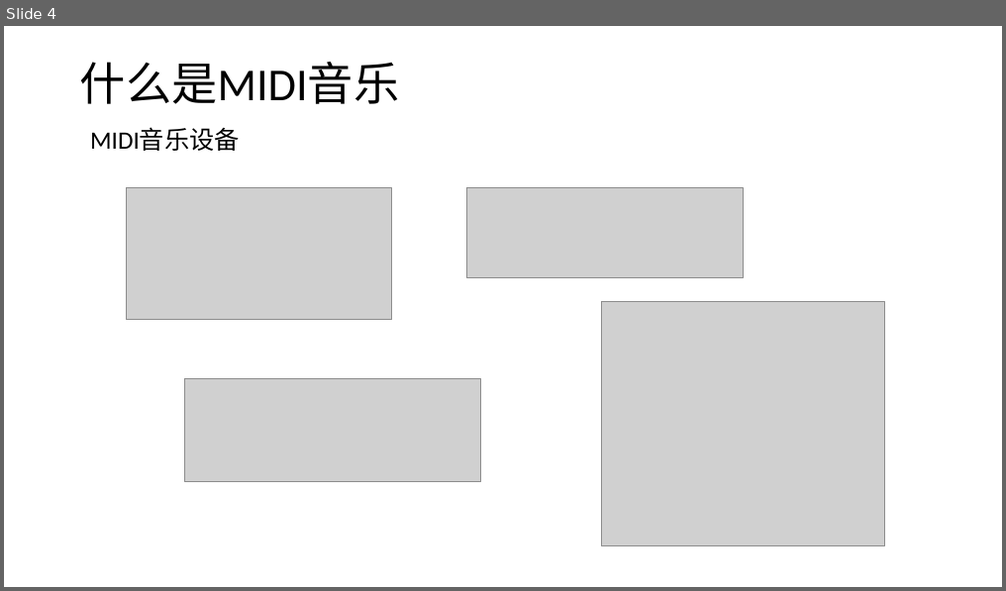
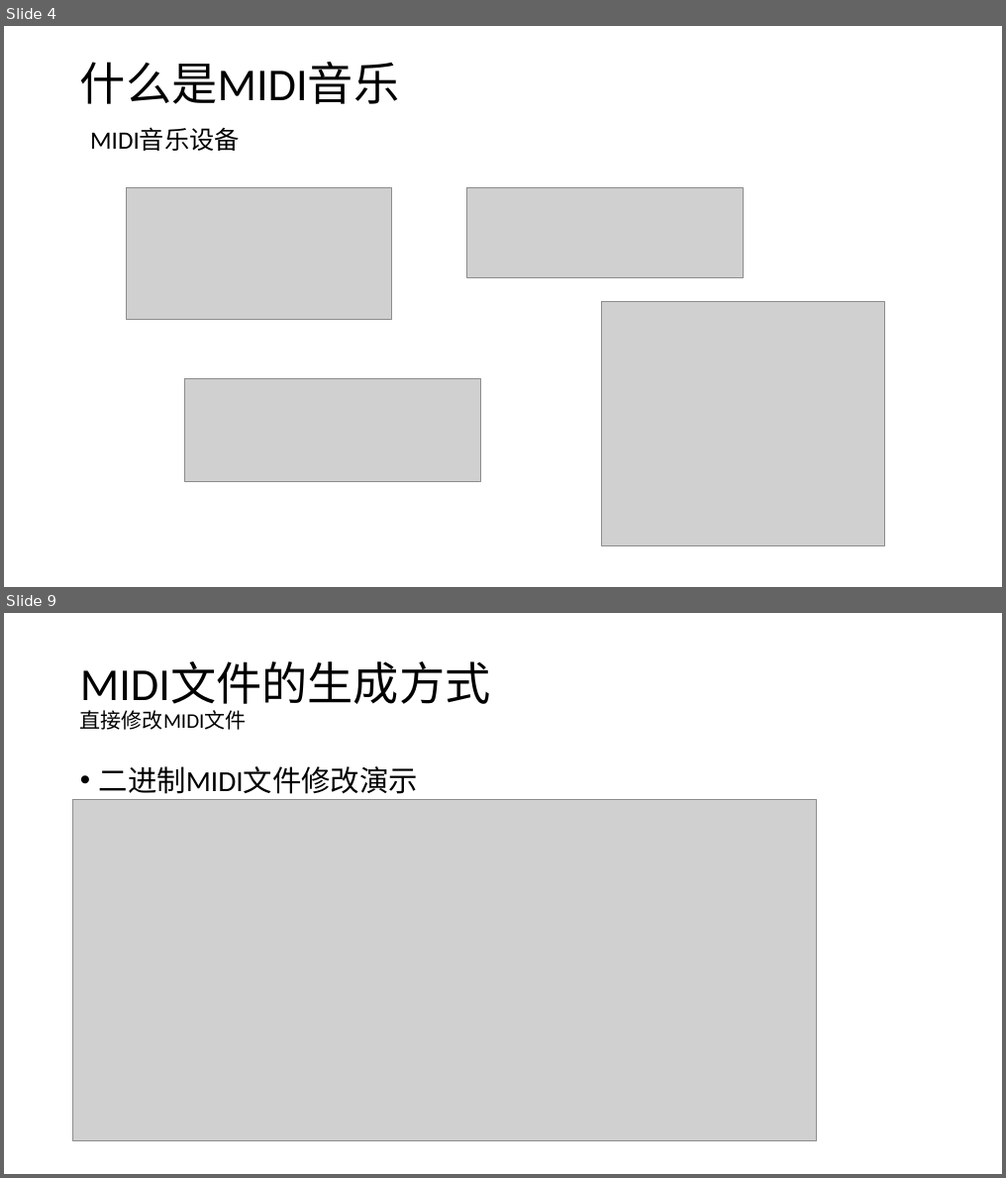
Before and after one commit to huntercao/shared_files, a slide deck: midi/docs/ppt/midi_introduction.pptx. Shown one above the other, each under a label of ours: slide 4 before the commit, slides 4 and 9 after it; the slides between them are not shown. The pictures are 1006x591 and 1006x1178 pixels, drawn with LibreOffice and Linux fonts; fonts in the diff are those of the drawing; grey boxes stand for pictures. Boxes give left, top, right and bottom in pixels: in the first picture for what was removed or moved away, otherwise in the second. Text is boxed around its words. In the diff, an @@ line names an element or a change of style, - is before the commit and + after.

```diff
--- a/midi/docs/ppt/midi_introduction.pptx
+++ b/midi/docs/ppt/midi_introduction.pptx
@@ slide 9 added at [4, 613, 1002, 1174], background #FFFFFF @@
@@ title added at [80, 663, 491, 730], 44 pt, text #000000 @@
+MIDI文件的生成方式
+直接修改MIDI文件
@@ text added at [99, 766, 418, 794], 28 pt, text #000000 @@
+• 二进制MIDI文件修改演示
@@ picture added at [73, 799, 817, 1142] @@
```
Also in this commit, not shown: 1 slide changed, 6 other slides added.
